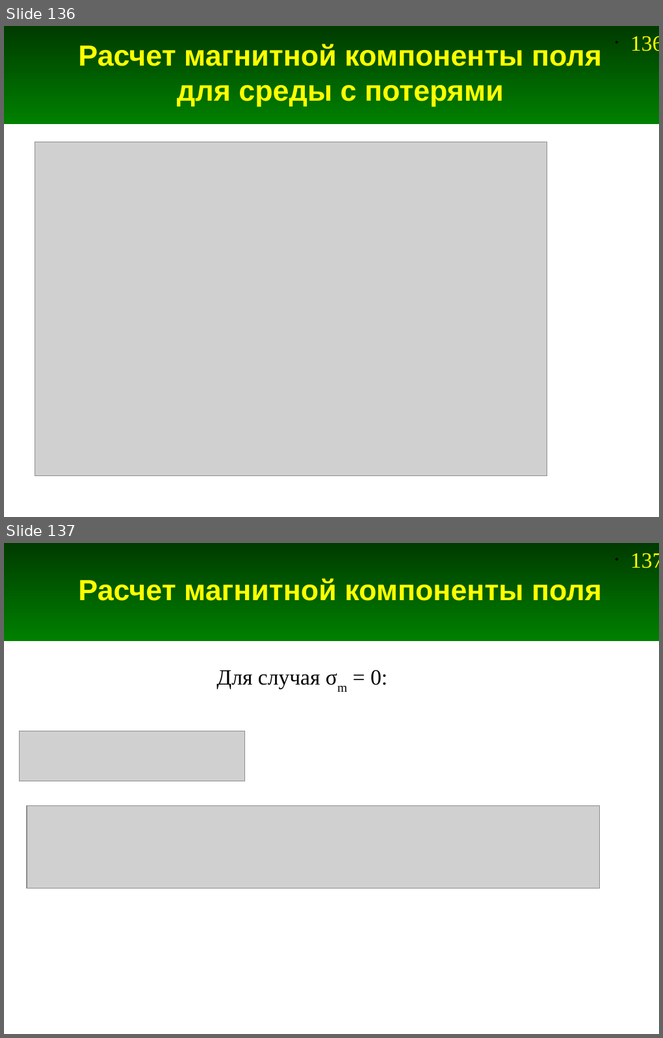
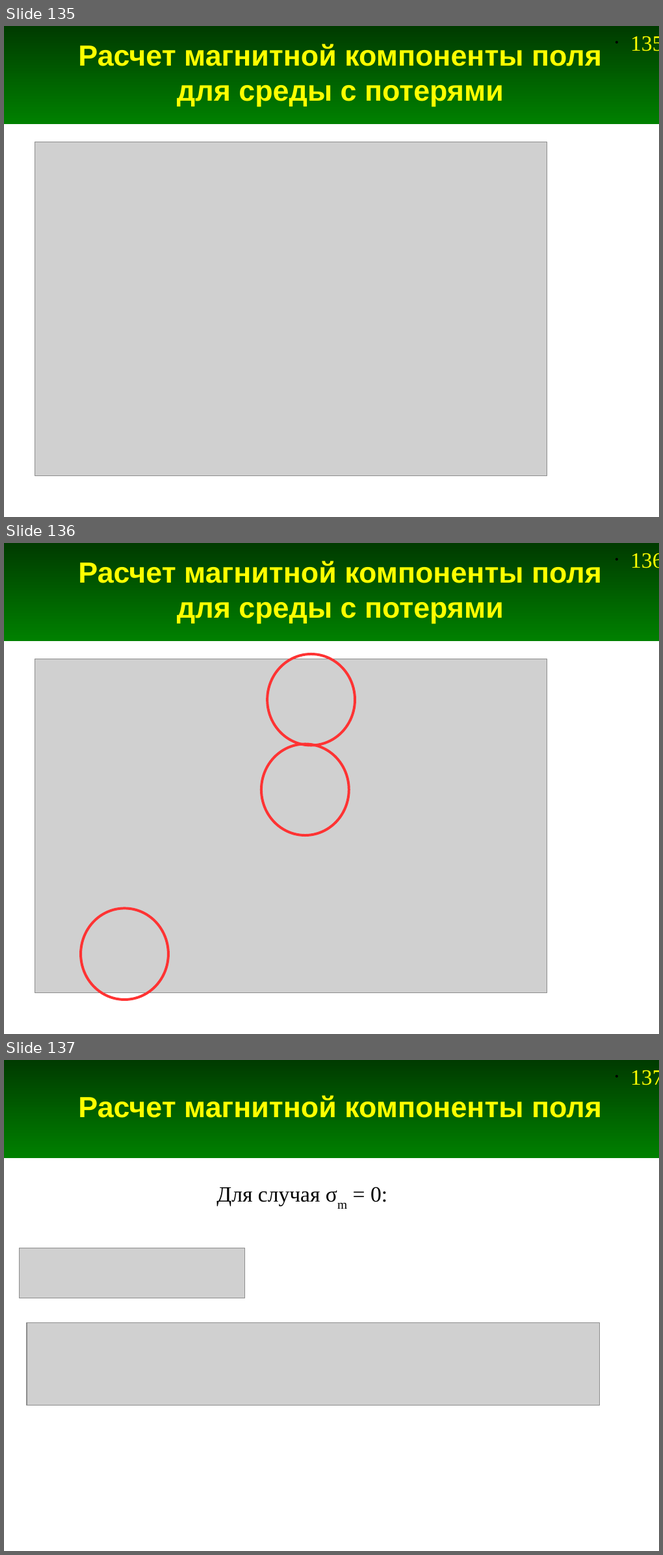
Before and after one commit to andris0147sv/modelling, a slide deck: presentations/2. FDTD.odp. Shown one above the other, each under a label of ours: slides 136 and 137 before the commit, slides 135, 136 and 137 after it. The pictures are 663x1038 and 663x1555 pixels, drawn with LibreOffice and Linux fonts; fonts in the diff are those of the drawing; grey boxes stand for pictures. Boxes give left, top, right and bottom in pixels: in the first picture for what was removed or moved away, otherwise in the second. Text is boxed around its words. In the diff, an @@ line names an element or a change of style, - is before the commit and + after.

```diff
--- a/presentations/2. FDTD.odp
+++ b/presentations/2. FDTD.odp
@@ slide 136 added at bbox=[4, 543, 659, 1034], background #FFFFFF; not listed: 2 template elements that a slide beside it also shows @@
@@ title added at bbox=[78, 561, 602, 624], 32 pt, text #FFFF00, bold @@
+Расчет магнитной компоненты поля для среды с потерями
@@ picture added at bbox=[35, 659, 547, 994] @@
@@ ellipse added at bbox=[267, 654, 355, 745], outline #FF3333 2.83 pt @@
@@ ellipse added at bbox=[261, 744, 349, 835], outline #FF3333 2.83 pt @@
@@ ellipse added at bbox=[81, 908, 168, 1000], outline #FF3333 2.83 pt @@
@@ what was slide 136 is now slide 135 @@
@@ page number at bbox=[631, 36, 659, 51]: text changed @@
-• 136
+• 135
```
Also in this commit, not shown: 21 slides changed, 1 other slide added, 3 slides removed, 9 other files.
